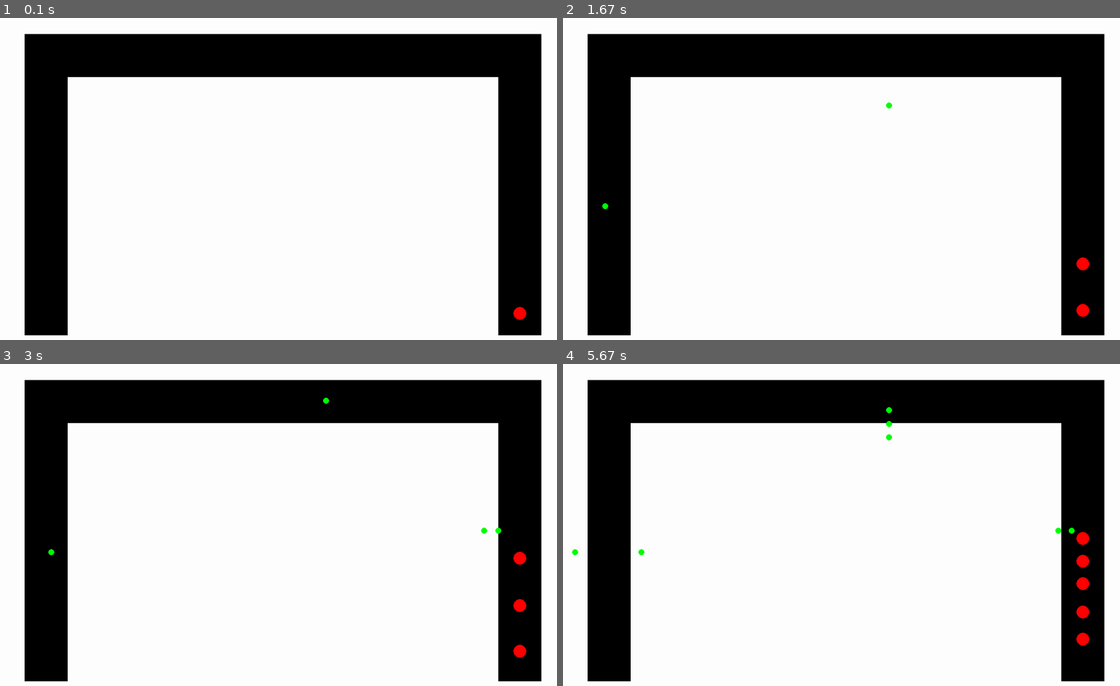
Above: before the commit, frames 1-4 (two rows, left to right).
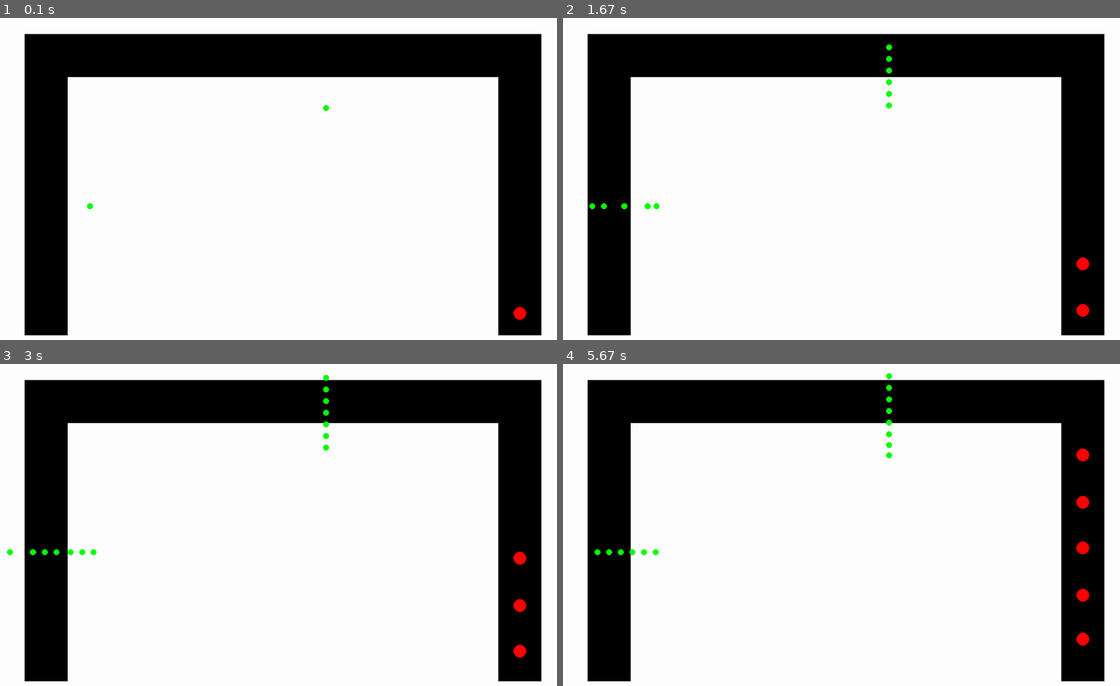
Above: after the commit, the same moments.

Repository: JCoder121/carsim
Game: pygame game, started from files/jeff_MASTER.py
Two runs of this game, one before a commit and one after it. Both use one fixed random seed, a clock stepped at 60 frames per second and the inputs below.
Inputs (mouse positions are in pixels of both pictures, inside the frame that each line leads up to):
- Up to frame 1 (0.1 s): no input
- Up to frame 2 (1.67 s): tap Enter at 0.33 s; click (663, 140) at 1.22 s; tap Space at 1.5 s
- Up to frame 3 (3 s): tap Space at 1.9, 2.2, 2.4 s
- Up to frame 4 (5.67 s): tap Space at 3.23, 3.53, 3.8, 4.13, 4.43, 4.57, 4.97, 5.27 s

The runs differ from the first frame. In frame 1, less than 0.1% of the frame differs, in the area x 15-60%, y 27-60%; in frame 2, 0.2%; in frame 3, 0.3%; in frame 4, 0.9%, in the area x 1-95%, y 2-80%.

Commit message:
Update jeff_MASTER.py

Diff:
--- a/files/jeff_MASTER.py
+++ b/files/jeff_MASTER.py
@@ -151,8 +151,12 @@
         self.y = 0
         self.speed = PERSON_SPEED
         self.initial = 0
-        self.personal_value = random.randint(0,2)
+        self.personal_value = random.randint(0,1)
+        self.person = 5
+
+        #CHANGE THIS LATERRRR
         #self.personal_value = 1
+        self.start_time_bool = True
 
     def stop(self):
         self.speed = 0
@@ -165,27 +169,28 @@
     car.drop_x = random.randint(77, 250) * 2
 
     return car
+
+'''
+def person_interval(time):
+
+    if car.start_time_bool:
+        start = pygame.time.get_ticks() / 1000
+        car.start_time_bool = False
+'''
 
 
 def make_person():
     #person that crosses the street/simulate a sidewalk, 3 possible areas where pedestrians can spawn
     person = Person()
 
-    #right side
+    #top level
     if person.personal_value == 0:
-        #pass
-        person.x = 1130
-        person.initial = person.x
-        person.y = 400
-
-    #top level
-    elif person.personal_value == 1:
         person.x = 800
         person.y = 230
         person.initial = person.y
 
     #left side
-    elif person.personal_value == 2:
+    elif person.personal_value == 1:
         person.x = 260
         person.initial = person.x
         person.y = 450
@@ -212,8 +217,8 @@
 
     car = make_car()
     car_list.append(car)
-    #first_cross = make_person()
-    #person_list.append(first_cross)
+    first_cross = make_person()
+    person_list.append(first_cross)
     my_seconds = 0
     start_seconds = 0
     start_seconds_bool = True
@@ -273,9 +278,25 @@
             car_list.append(car)
 
 
-
-
-        #random pedestrian spawn
+        #random pedestrian spawn TO EDIT
+        person_time = int((pygame.time.get_ticks() / 1000))
+        time_mod = person_time % 10
+        person_counter = 0
+
+        person_spawn_bool = True
+        for search in range(0, 30):
+            spawn_value_left = screen.get_at(( (260 - search) , (500)))
+            spawn_value_top = screen.get_at((804, (245 - search)))
+            if spawn_value_left == GREEN or spawn_value_top == GREEN:
+                person_spawn_bool = False
+                break
+
+        if person_spawn_bool and person_counter < 10:
+            person = make_person()
+            person_list.append(person)
+            person_counter += 1
+
+
         random_ped = random.randint(1, RANDOMPARAM+100)
         #random_ped = 3
         if (random_ped == 3):
@@ -283,7 +304,6 @@
             #see how this goes
             #person = make_person()
             #person_list.append(person)
-
 
         # --- car logic
         for car in car_list:
@@ -370,22 +390,10 @@
 
             person_bool = True
 
+
+            #person coming from top leg
             if person.personal_value == 0:
-                #simple personobj detection:
-                #coming from right leg
-                for x in range(10, 25):
-                    for person_sweep in range(-4, 4):
-                        person_infront = screen.get_at(((int(person.x)+x), int(person.y) + person_sweep))
-                        if person_infront==RED or person_infront==GREEN or person_infront==YELLOW:
-                            person.stop()
-                            person_bool = False
-
-                if person_bool:
-                    person.x += PERSON_SPEED
-
-            #person coming from top leg
-            elif person.personal_value == 1:
-                for y in range(10,25):
+                for y in range(10,20):
                     for person_sweep in range(-4, 4):
                         person_infront = screen.get_at(((int(person.x) + person_sweep), int(person.y) -y))
                         if person_infront==RED or person_infront==GREEN or person_infront==YELLOW:
@@ -396,7 +404,7 @@
                     person.y -= PERSON_SPEED
 
             #person coming from left leg
-            elif person.personal_value == 2:
+            elif person.personal_value == 1:
                 for x in range(10,20):
                     for person_sweep in range(-4, 4):
                         person_infront = screen.get_at((int(person.x)-x, int(person.y)+person_sweep))
@@ -410,19 +418,15 @@
 
             #always check if person has walked PERSON_WALK pixels, then erase from list (memory management)
 
-            #delete from left leg
-            if((person.personal_value == 0) and (abs(person.initial - person.x) > PERSON_WALK)):
-
+            #delete from top leg
+            if((person.personal_value == 0) and (abs(person.initial - person.y) > PERSON_WALK)):
                 del(person_list[0])
 
-            #delete from top leg
-            elif((person.personal_value == 1) and (abs(person.initial - person.y) > PERSON_WALK)):
-
+            #delete from right leg
+            elif((person.personal_value== 1) and (abs(person.initial - person.x) > PERSON_WALK)):
                 del(person_list[0])
 
-            #delete from right leg
-            elif((person.personal_value== 2) and (abs(person.initial - person.x) > PERSON_WALK)):
-                del(person_list[0])
+
 
 
         # --- Drawing
